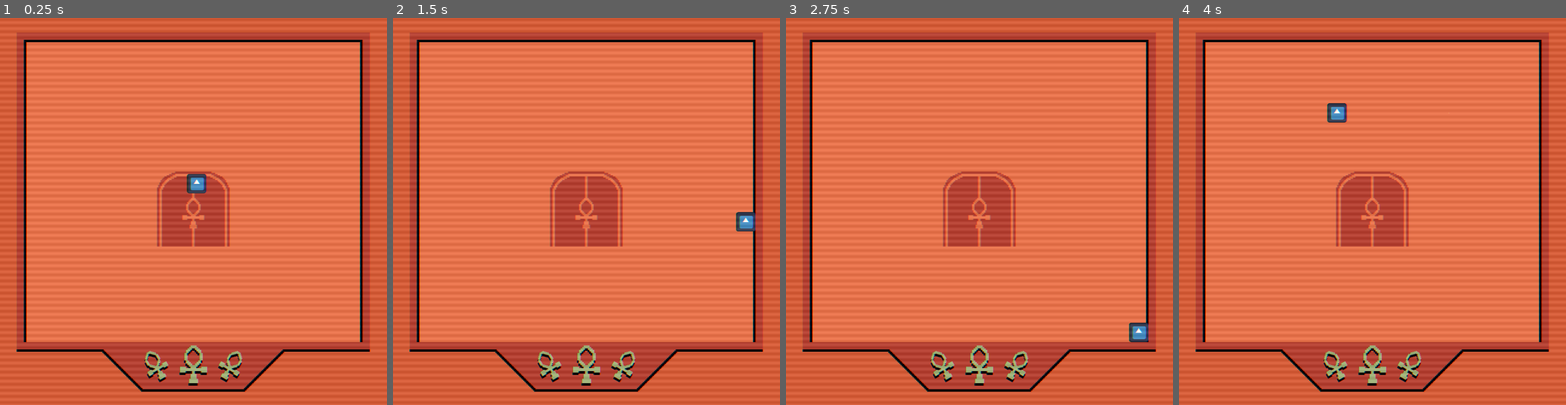
Above: before the commit, frames 1-4 (left to right).
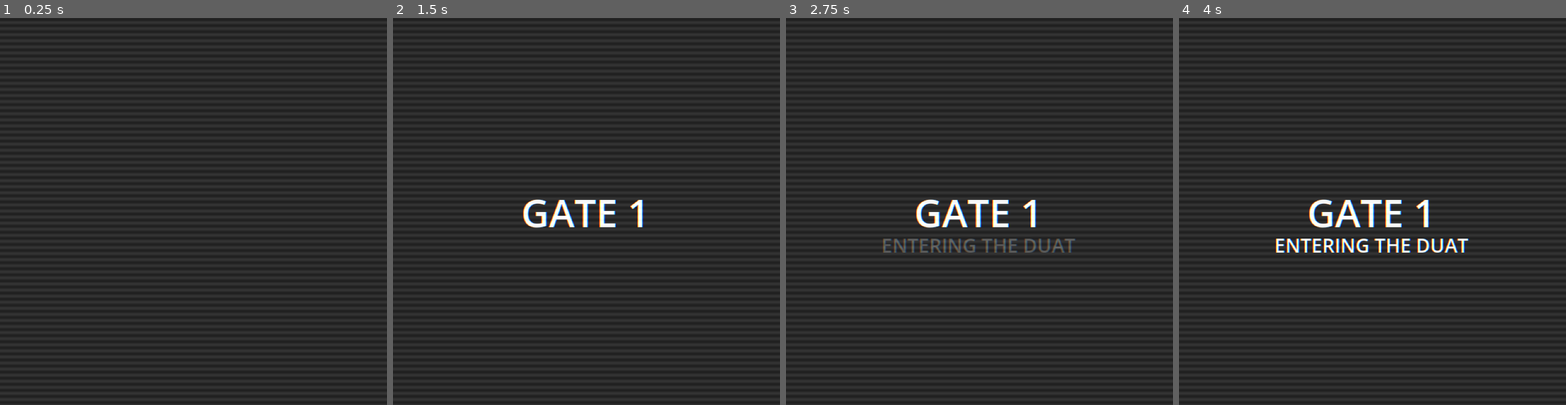
Above: after the commit, the same moments.

Repository: 0ctodice/GMTK-2026
Game: Godot game, scene res://Scene/world.tscn
Two runs of this game, one before a commit and one after it. Both use one fixed random seed, a clock stepped at 60 frames per second and the inputs below. The engine's default icon, where the game draws it, is replaced by a stand-in: a white triangle on a blue panel in a dark square.
Inputs:
- Up to frame 1 (0.25 s): no input
- Up to frame 2 (1.5 s): tap Enter at 0.5 s; hold D (move_right) 0.53-1.28 s; tap Space (dash) at 0.6, 1.35 s; hold S (move_down) from 1.28 s (still down)
- Up to frame 3 (2.75 s): release S (move_down) at 2.03 s; hold D (move_right) from 2.03 s (still down); hold T from 2.03 s (still down); tap Space (dash) at 2.3 s
- Up to frame 4 (4 s): release D (move_right) at 2.78 s; release T at 2.78 s; hold W (move_up) 2.78-3.53 s; tap Space (dash) at 2.85, 3.6 s; hold A (move_left) from 3.53 s (still down)

The runs differ from the first frame. In frame 1, 100% of the frame differs, in the area x 0-100%, y 0-100%; in frame 2, 100%; in frame 3, 100%; in frame 4, 100%.

Commit message:
door screen functionnal

Diff:
--- a/Scene/door.tscn
+++ b/Scene/door.tscn
@@ -22,6 +22,7 @@
 texture = ExtResource("1_lmuuw")
 
 [node name="Door" type="Sprite2D" parent="." unique_id=830574294]
+position = Vector2(0, -62)
 texture = ExtResource("2_xwlx2")
 
 [node name="DoorFrame" type="Sprite2D" parent="." unique_id=1497204493]
--- a/Scene/world.tscn
+++ b/Scene/world.tscn
@@ -132,6 +132,44 @@
 horizontal_alignment = 1
 vertical_alignment = 1
 
+[node name="DoorSection" type="Control" parent="UI" unique_id=1449269037]
+layout_mode = 1
+anchors_preset = 15
+anchor_right = 1.0
+anchor_bottom = 1.0
+grow_horizontal = 2
+grow_vertical = 2
+
+[node name="DoorNumber" type="Label" parent="UI/DoorSection" unique_id=609841442]
+layout_mode = 1
+anchors_preset = 14
+anchor_top = 0.5
+anchor_right = 1.0
+anchor_bottom = 0.5
+offset_top = -22.5
+offset_bottom = 22.5
+grow_horizontal = 2
+grow_vertical = 2
+text = "GATE 1"
+label_settings = SubResource("LabelSettings_scul4")
+horizontal_alignment = 1
+vertical_alignment = 1
+
+[node name="DoorName" type="Label" parent="UI/DoorSection" unique_id=639984183]
+layout_mode = 1
+anchors_preset = 14
+anchor_top = 0.5
+anchor_right = 1.0
+anchor_bottom = 0.5
+offset_top = 16.0
+offset_bottom = 39.0
+grow_horizontal = 2
+grow_vertical = 2
+text = "ENTERING THE DUAT"
+label_settings = SubResource("LabelSettings_pcvp0")
+horizontal_alignment = 1
+vertical_alignment = 1
+
 [node name="GameOverSection" type="Control" parent="UI" unique_id=734298964]
 layout_mode = 1
 anchors_preset = 15
@@ -208,5 +246,6 @@
 anchor_bottom = 1.0
 grow_horizontal = 2
 grow_vertical = 2
+mouse_filter = 1
 
 [connection signal="pressed" from="UI/GameOverSection/Retry" to="UI" method="_on_retry_pressed"]
--- a/Script/door.gd
+++ b/Script/door.gd
@@ -10,7 +10,7 @@
 # Called when the node enters the scene tree for the first time.
 func _ready():
 	EventBus.level_finished.connect(open_door)
-	EventBus.new_level.connect(close_door)
+	EventBus.close_door.connect(close_door)
 
 func open_door():
 	EventBus.screen_shake.emit()
@@ -24,7 +24,7 @@
 	tween.tween_property(door, "position", door.position + Vector2.UP * 62, 1)
 	tween.finished.connect(func(): collision_shape.disabled = false)
 
-func close_door(_level_index: int):
+func close_door():
 	collision_shape.set_deferred("disabled", true)
 	door.set_deferred("position", door.position + Vector2.DOWN * 62)
 
--- a/Script/event_bus.gd
+++ b/Script/event_bus.gd
@@ -14,3 +14,5 @@
 signal door_entered
 signal new_level(level_index)
 signal game_finished
+
+signal close_door
--- a/Script/level_manager.gd
+++ b/Script/level_manager.gd
@@ -11,19 +11,19 @@
 var total_spawners: int = 0
 var total_enemies_alive: int = 0
 
-var can_spawn: bool = true
+var can_spawn: bool = false
 var finished_spawning: bool = false
 
 # Called when the node enters the scene tree for the first time.
 func _ready():
 	spawn_timer.timeout.connect(_create_spawners)
-	set_level()
-	spawn_timer.start(randf_range(1, 5))
 	EventBus.player_died.connect(func(): can_spawn = false)
 	EventBus.enemies_spawned.connect(func(new_enemies): total_enemies_alive += new_enemies)
 	EventBus.enemy_died.connect(_on_enemy_died)
 	EventBus.new_level.connect(func(level_index):
 		if level_index < 12:
+			set_level()
+			can_spawn = true
 			spawn_timer.start(randf_range(1, 5))
 	)
 
--- a/Script/player_movement.gd
+++ b/Script/player_movement.gd
@@ -17,8 +17,8 @@
 var resurrecting: bool = false
 var last_direction: Vector2 = Vector2.ZERO
 
-var can_move: bool = true
-var can_dash: bool = true
+var can_move: bool = false
+var can_dash: bool = false
 var can_take_damage: bool = true
 var current_health: int = MAX_HEALTH
 
@@ -35,6 +35,10 @@
 
 	dash_cooldown.timeout.connect(func(): can_dash = true)
 	EventBus.player_revived.connect(resurrection)
+	EventBus.new_level.connect(func(_level_index):
+		can_move = true
+		can_dash = true
+	)
 
 
 func _physics_process(delta):
--- a/Script/ui_manager.gd
+++ b/Script/ui_manager.gd
@@ -4,31 +4,51 @@
 @onready var strive: Label = $StriveSection/Strive
 @onready var remaining: Label = $StriveSection/Remaining
 
+@onready var door_number: Label = $DoorSection/DoorNumber
+@onready var door_name: Label = $DoorSection/DoorName
+
 @onready var failed: Label = $GameOverSection/Failed
 @onready var sent: Label = $GameOverSection/Sent
 @onready var limbo: Label = $GameOverSection/Limbo
 @onready var retry: Button = $GameOverSection/Retry
 
-var tween: Tween
-
-var strive_remaining: int = 6
-
 enum STATES {
 	IN_GAME,
+	ENTERING_DOOR,
 	IN_SHOP,
 	IN_GAME_OVER
 }
 
-var state: STATES = STATES.IN_GAME
+const DOORS = [
+	"ENTERING THE DUAT",
+	"TRIALS OF THE DEAD",
+	"GUARDIANS OF THE PASSAGE",
+	"THE RIVER OF THE UNDERWORLD",
+	"THE CHAMBER OF FIRE",
+	"THE SERPENT'S LAIR",
+	"THE JUDGMENT HALL",
+	"TRANSFORMATION AND RENEWAL",
+	"THE STARRY ABYSS",
+	"THE HIDDEN KNOWLEDGE OF OSIRIS",
+	"REACHING THE ENTERNAL FIEDS",
+	"FINAL ASCENSION"
+]
+var tween: Tween
+var state: STATES = STATES.ENTERING_DOOR
+var strive_remaining: int = 1
+var current_level: int = 0
 
 # Called when the node enters the scene tree for the first time.
 func _ready():
 	EventBus.player_died.connect(transition_to_ui)
+	EventBus.door_entered.connect(transition_entering_door)
 
 	strive.text = str(strive_remaining)
-	color_rect.modulate = Color.TRANSPARENT
 	strive.modulate = Color.TRANSPARENT
 	remaining.modulate = Color.TRANSPARENT
+
+	door_number.modulate = Color.TRANSPARENT
+	door_name.modulate = Color.TRANSPARENT
 
 	failed.modulate = Color.TRANSPARENT
 	sent.modulate = Color.TRANSPARENT
@@ -36,6 +56,8 @@
 
 	retry.disabled = true
 	retry.modulate = Color.TRANSPARENT
+
+	transition_entering_door()
 
 
 # Called every frame. 'delta' is the elapsed time since the previous frame.
@@ -45,14 +67,12 @@
 
 	tween = create_tween()
 
+	strive.text = str(strive_remaining)
 	tween.tween_property(color_rect, "modulate", Color.WHITE, 0.5)
 	tween.tween_property(color_rect, "modulate", Color.WHITE, 0.25)
-	tween.chain().tween_property(strive, "modulate", Color.WHITE, 0.5)
-	tween.chain().tween_property(strive, "text", str(strive_remaining), 0.5)
-	tween.chain().tween_property(strive, "text", str(strive_remaining), 0.5)
-	tween.chain().tween_property(remaining, "modulate", Color.WHITE, 0.5)
+	tween.chain().tween_property(strive, "modulate", Color.WHITE, 1)
+	tween.chain().tween_property(remaining, "modulate", Color.WHITE, 1)
 	tween.finished.connect(func():
-		strive.text = str(strive_remaining)
 		if strive_remaining > 0:
 			transition_to_shop()
 		else:
@@ -62,23 +82,45 @@
 func transition_to_shop():
 	state = STATES.IN_SHOP
 
+func transition_entering_door():
+	if tween: tween.kill()
+
+	tween = create_tween()
+
+	current_level += 1
+
+	door_number.text = "GATE " + str(current_level)
+	door_name.text = DOORS[current_level - 1]
+
+	tween.tween_property(color_rect, "modulate", Color.WHITE, 0.5)
+	tween.chain().tween_callback(EventBus.close_door.emit)
+	tween.chain().tween_property(door_number, "modulate", Color.WHITE, 1)
+	tween.chain().tween_property(door_number, "modulate", Color.WHITE, 1)
+	tween.chain().tween_property(door_name, "modulate", Color.WHITE, 1)
+	tween.chain().tween_property(door_name, "modulate", Color.WHITE, 1)
+
+	tween.chain().tween_property(door_number, "modulate", Color.TRANSPARENT, 1)
+	tween.parallel().tween_property(door_name, "modulate", Color.TRANSPARENT, 1)
+	tween.chain().tween_property(color_rect, "modulate", Color.TRANSPARENT, 1)
+
+	tween.finished.connect(func(): EventBus.new_level.emit(current_level))
+
 func transition_to_game_over():
 	state = STATES.IN_GAME_OVER
 	retry.disabled = false
 
 	if tween: tween.kill()
-
 	tween = create_tween()
 
-	tween.parallel().tween_property(strive, "modulate", Color.TRANSPARENT, 0.5)
-	tween.parallel().tween_property(remaining, "modulate", Color.TRANSPARENT, 0.5)
+	tween.parallel().tween_property(strive, "modulate", Color.TRANSPARENT, 1)
+	tween.parallel().tween_property(remaining, "modulate", Color.TRANSPARENT, 1)
 	tween.parallel().tween_property(remaining, "modulate", Color.TRANSPARENT, 1)
 	tween.chain().tween_property(failed, "modulate", Color.WHITE, 0.5)
-	tween.chain().tween_property(failed, "modulate", Color.WHITE, 0.5)
+	tween.chain().tween_property(failed, "modulate", Color.WHITE, 1)
 	tween.chain().tween_property(sent, "modulate", Color.WHITE, 0.25)
 	tween.chain().tween_property(sent, "modulate", Color.WHITE, 1)
 	tween.chain().tween_property(limbo, "modulate", Color.hex(0xC43737ff), 0.75)
-	tween.chain().tween_property(limbo, "modulate", Color.hex(0xC43737ff), 0.25)
+	tween.chain().tween_property(limbo, "modulate", Color.hex(0xC43737ff), 1)
 	tween.chain().tween_property(retry, "modulate", Color.WHITE, 0.5)
 
 func transition_to_game():
